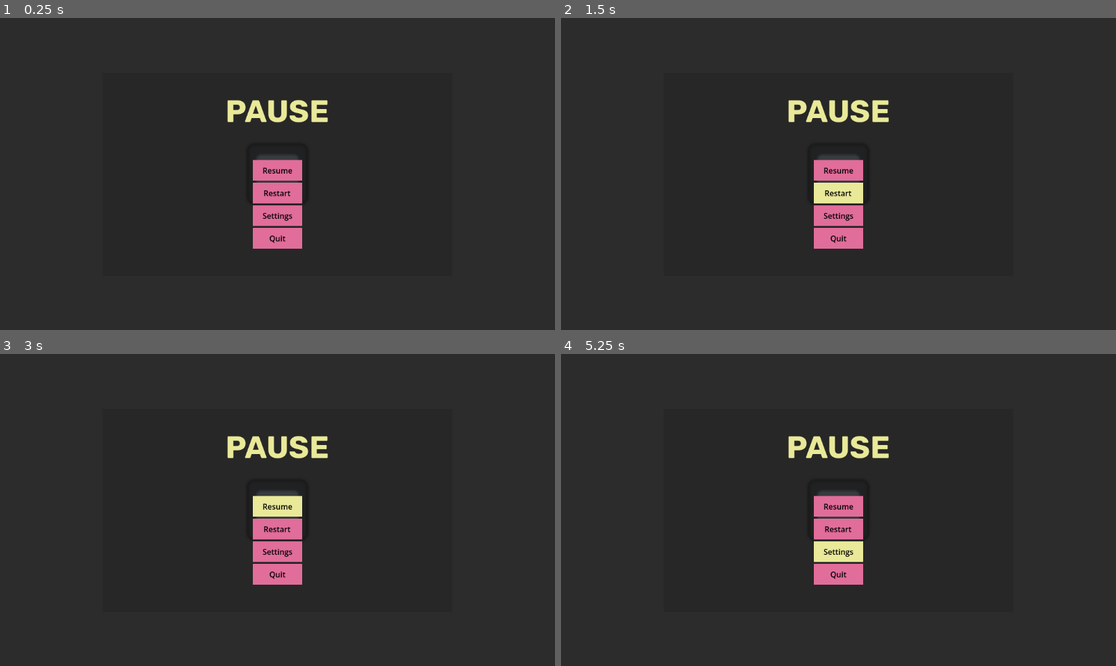
Above: before the commit, frames 1-4 (two rows, left to right).
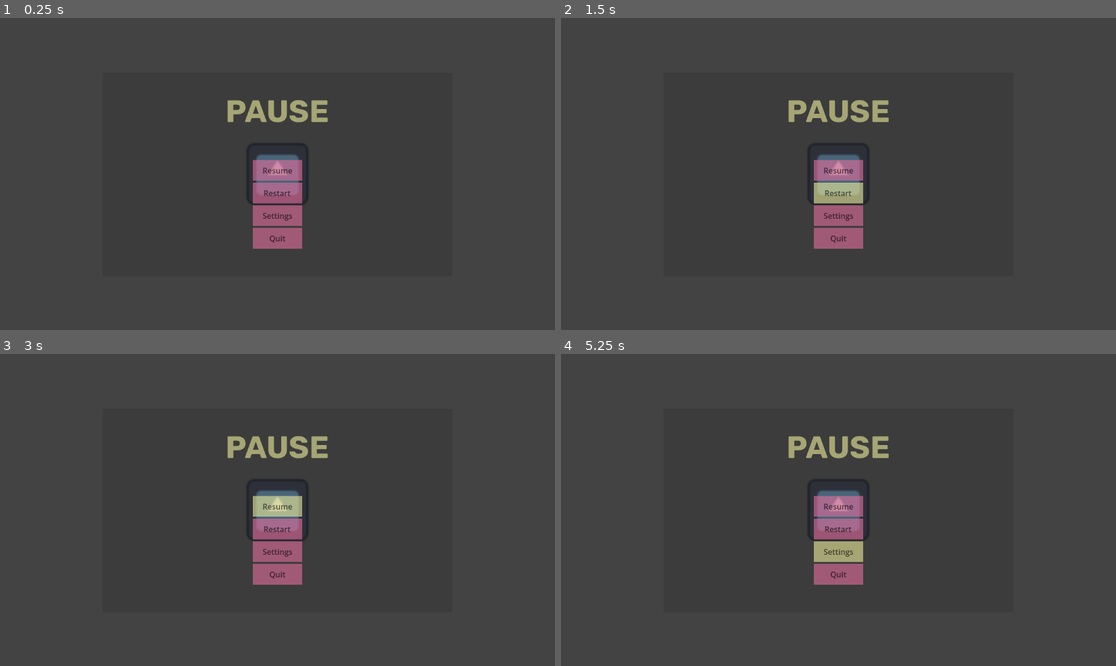
Above: after the commit, the same moments.

Repository: FabienSchmitt/EmptyUI
Game: Godot game, scene res://scenes/main/main.tscn
Two runs of this game, one before a commit and one after it. Both use one fixed random seed, a clock stepped at 60 frames per second and the inputs below. The project has no main scene, so this scene is started directly. The engine's default icon, where the game draws it, is replaced by a stand-in: a white triangle on a blue panel in a dark square.
Inputs:
- Up to frame 1 (0.25 s): no input
- Up to frame 2 (1.5 s): click "Restart" at 0.5 s; click "Restart" at 1.25 s
- Up to frame 3 (3 s): click "Restart" at 2 s; click "Resume" at 2.75 s
- Up to frame 4 (5.25 s): click "Resume" at 3.5 s; click "Resume" at 4.25 s; click "Settings" at 5 s

The runs differ from the first frame. In frame 1, 3.2% of the frame differs, in the area x 41-60%, y 26-74%; in frame 2, 3.2%; in frame 3, 3.2%; in frame 4, 3.2%.

Commit message:
adding pause creen script

Diff:
--- a/scenes/main/main.tscn
+++ b/scenes/main/main.tscn
@@ -2,7 +2,6 @@
 
 [ext_resource type="PackedScene" uid="uid://c676g8ttgn28a" path="res://scenes/ui/pause_screen.tscn" id="1_hyk8p"]
 [ext_resource type="Texture2D" uid="uid://1c3q0lw65krl" path="res://icon.svg" id="1_iuonh"]
-[ext_resource type="Theme" uid="uid://c4am47i4a7lfa" path="res://resources/themes/main.theme" id="3_k2fmo"]
 
 [sub_resource type="RectangleShape2D" id="RectangleShape2D_iuonh"]
 size = Vector2(117, 117)
@@ -23,6 +22,3 @@
 [node name="CanvasLayer" type="CanvasLayer" parent="." unique_id=543200367]
 
 [node name="PauseScreen" parent="CanvasLayer" unique_id=1586455800 instance=ExtResource("1_hyk8p")]
-theme = ExtResource("3_k2fmo")
-
-[editable path="CanvasLayer/PauseScreen"]
--- a/scenes/ui/pause_screen.tscn
+++ b/scenes/ui/pause_screen.tscn
@@ -1,14 +1,15 @@
 [gd_scene format=3 uid="uid://c676g8ttgn28a"]
 
 [ext_resource type="Shader" uid="uid://brn7hygid8jis" path="res://assets/materials/blur.gdshader" id="1_milqs"]
+[ext_resource type="Script" uid="uid://beysbtvosp5b5" path="res://scripts/ui/pause_screen.gd" id="1_xceqw"]
 [ext_resource type="Theme" uid="uid://c4am47i4a7lfa" path="res://resources/themes/main.theme" id="2_fvuwu"]
 
 [sub_resource type="ShaderMaterial" id="ShaderMaterial_fvuwu"]
 shader = ExtResource("1_milqs")
-shader_parameter/blur_amount = 1.4290000678775
+shader_parameter/blur_amount = 0.921
 shader_parameter/tint = Color(0, 0, 0, 1)
-shader_parameter/tint_strength = 0.418000019855
-shader_parameter/saturation = 0.154000007315
+shader_parameter/tint_strength = 0.1228
+shader_parameter/saturation = 0.5702
 
 [node name="PauseScreen" type="Control" unique_id=1586455800]
 layout_mode = 3
@@ -18,8 +19,11 @@
 offset_bottom = 2.0
 grow_horizontal = 2
 grow_vertical = 2
+script = ExtResource("1_xceqw")
+menu_opened_amount = 0.614
 
 [node name="BlurColorRect" type="ColorRect" parent="." unique_id=19490991]
+unique_name_in_owner = true
 material = SubResource("ShaderMaterial_fvuwu")
 layout_mode = 1
 anchors_preset = 15
@@ -29,6 +33,8 @@
 grow_vertical = 2
 
 [node name="UIPanelContainer" type="PanelContainer" parent="." unique_id=1121223649]
+unique_name_in_owner = true
+modulate = Color(1, 1, 1, 0.614)
 layout_mode = 1
 anchors_preset = 8
 anchor_left = 0.5
--- /dev/null
+++ b/scripts/ui/pause_screen.gd
@@ -0,0 +1,27 @@
+@tool
+extends Control
+
+@export_range(0, 1.0) var menu_opened_amount := 0.0:
+	set = set_menu_opened_amount
+
+@onready var _blur_color_rect : ColorRect = %BlurColorRect
+@onready var _ui_panel_container: PanelContainer = %UIPanelContainer
+
+
+func set_menu_opened_amount(amount: float) -> void:
+	if _ui_panel_container == null || _blur_color_rect == null:
+		return
+
+	menu_opened_amount = amount
+	visible = amount > 0.0
+
+	# change shader properties
+	var blur = lerp(0.0, 1.5, amount)
+	_blur_color_rect.material.set_shader_parameter("blur_amount", blur)
+	var saturation =  lerp(1.0, 0.3, amount)
+	_blur_color_rect.material.set_shader_parameter("saturation", saturation)
+	var tint_strength = lerp(0.0, 0.2, amount)
+	_blur_color_rect.material.set_shader_parameter("tint_strength", tint_strength)
+
+	# handle transparency
+	_ui_panel_container.modulate.a = amount
Not shown, added: scripts/ui/pause_screen.gd.uid
